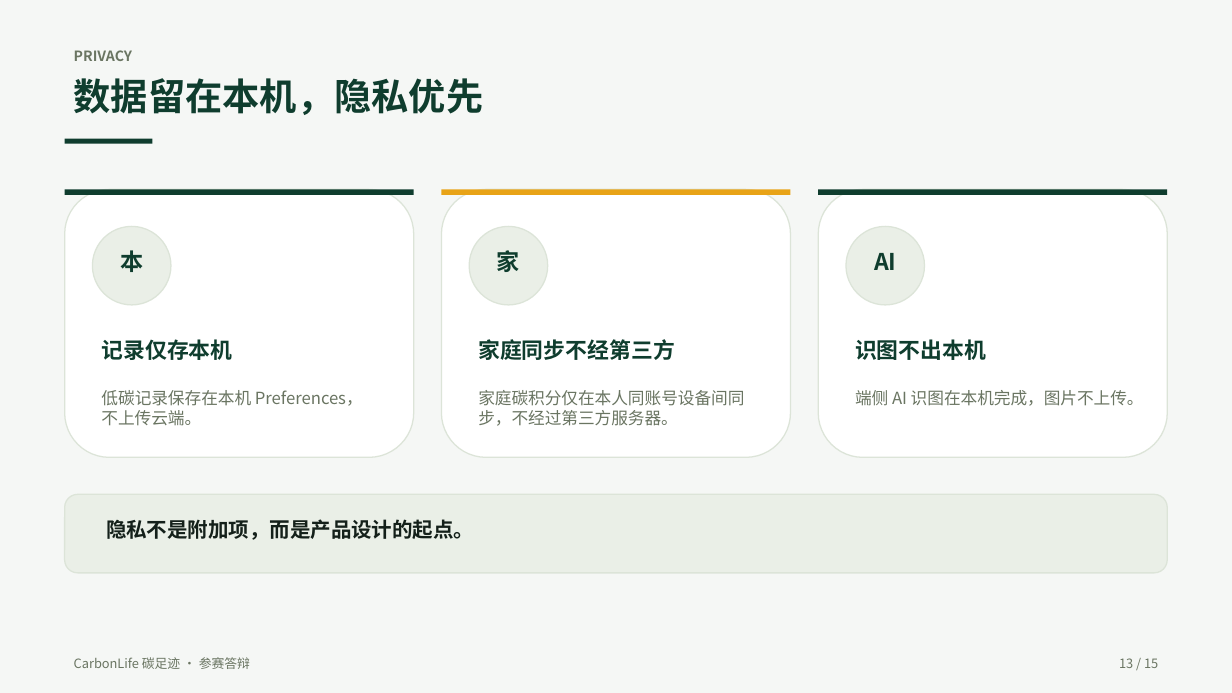
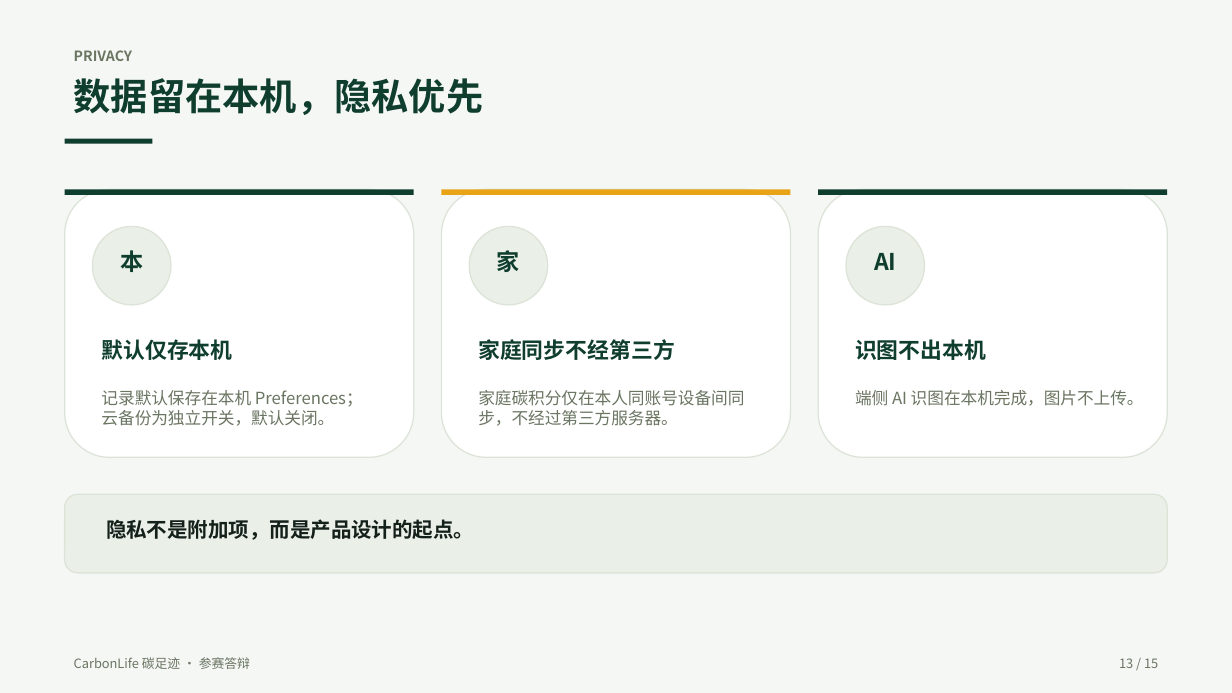
Before and after one commit to zyx-dc/CarbonLife, a slide deck: slide 13 of docs/tasks/ppt/CarbonLife-答辩PPT.pptx. Drawn at 1232x693 pixels with LibreOffice and Linux fonts; fonts in the diff are those of the drawing. Boxes give left, top, right and bottom in pixels: in the first picture for what was removed or moved away, otherwise in the second. Text is boxed around its words. In the diff, an @@ line names an element or a change of style, - is before the commit and + after.

```diff
--- a/docs/tasks/ppt/CarbonLife-答辩PPT.pptx
+++ b/docs/tasks/ppt/CarbonLife-答辩PPT.pptx
@@ text at [101, 339, 232, 360]: text changed @@
-记录仅存本机
+默认仅存本机
@@ text at [101, 390, 363, 426]: text changed @@
-低碳记录保存在本机 Preferences，不上传云端。
+记录默认保存在本机 Preferences；云备份为独立开关，默认关闭。
```
Also in this commit, not shown: 9 other slides changed, 14 other files.
